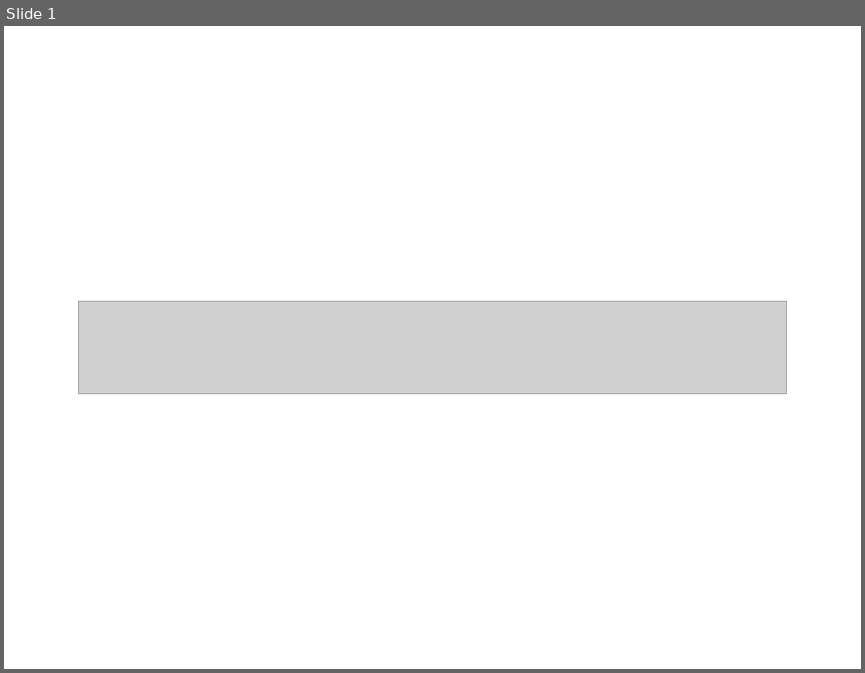
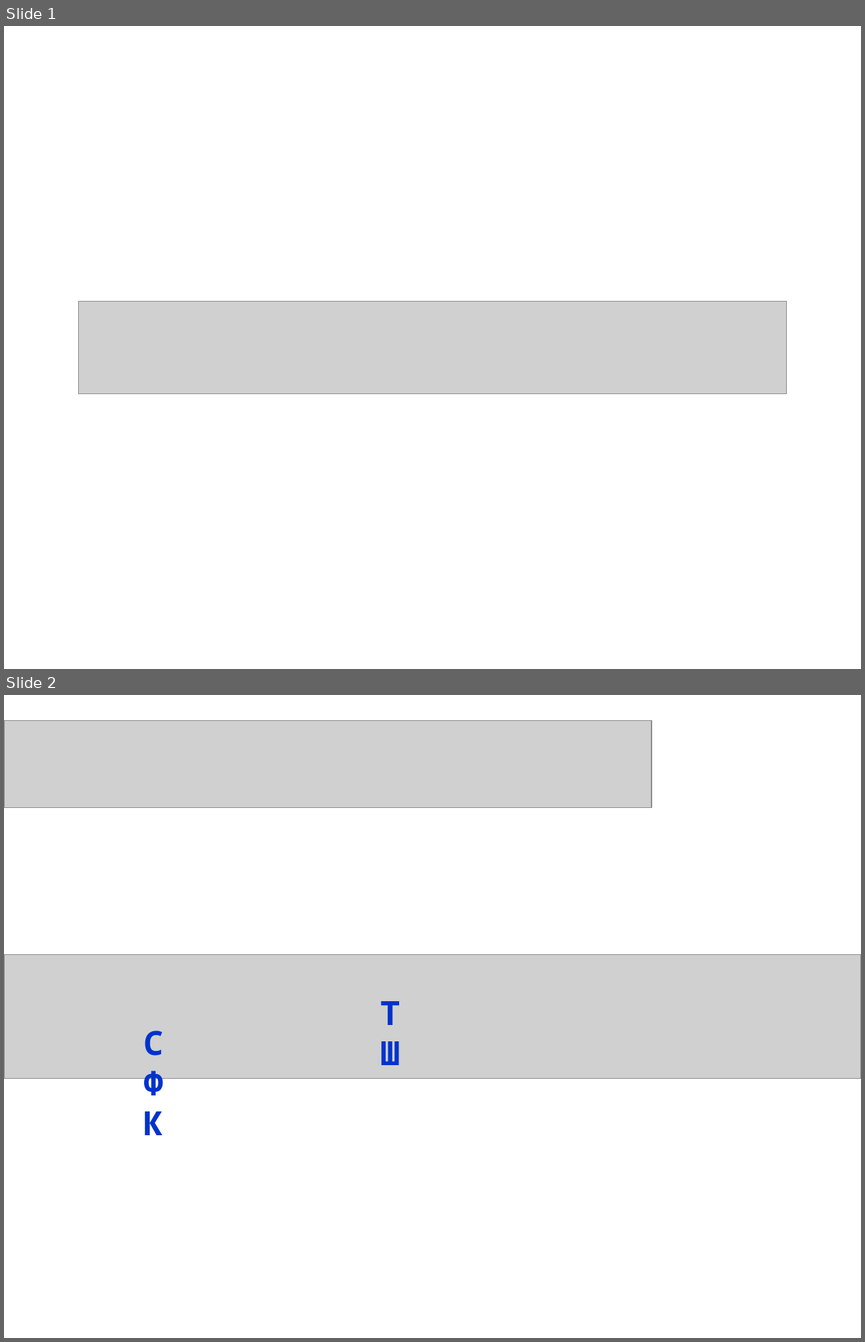
Before and after one commit to dkuzminov/polnikova, a slide deck: 1 класс/08. Звонкие и глухие согласные.ppt. Shown one above the other, each under a label of ours: slide 1 before the commit, slides 1 and 2 after it. The pictures are 865x673 and 865x1342 pixels, drawn with LibreOffice and Linux fonts; fonts in the diff are those of the drawing; grey boxes stand for pictures. Boxes give left, top, right and bottom in pixels: in the first picture for what was removed or moved away, otherwise in the second. Text is boxed around its words. In the diff, an @@ line names an element or a change of style, - is before the commit and + after.

```diff
--- a/1 класс/08. Звонкие и глухие согласные.ppt
+++ b/1 класс/08. Звонкие и глухие согласные.ppt
@@ slide 2 added at box(4, 695, 861, 1338), background #FFFFFF @@
@@ picture added at box(4, 721, 652, 808) @@
@@ picture added at box(4, 955, 861, 1078) @@
@@ text added at box(380, 1001, 400, 1065), 28 pt, text #0033CC, bold @@
+Т Ш
@@ text added at box(143, 1030, 163, 1135), 28 pt, text #0033CC, bold @@
+С Ф К
```
Also in this commit, not shown: 8 other slides added, 9 slides removed, 22 other files.
